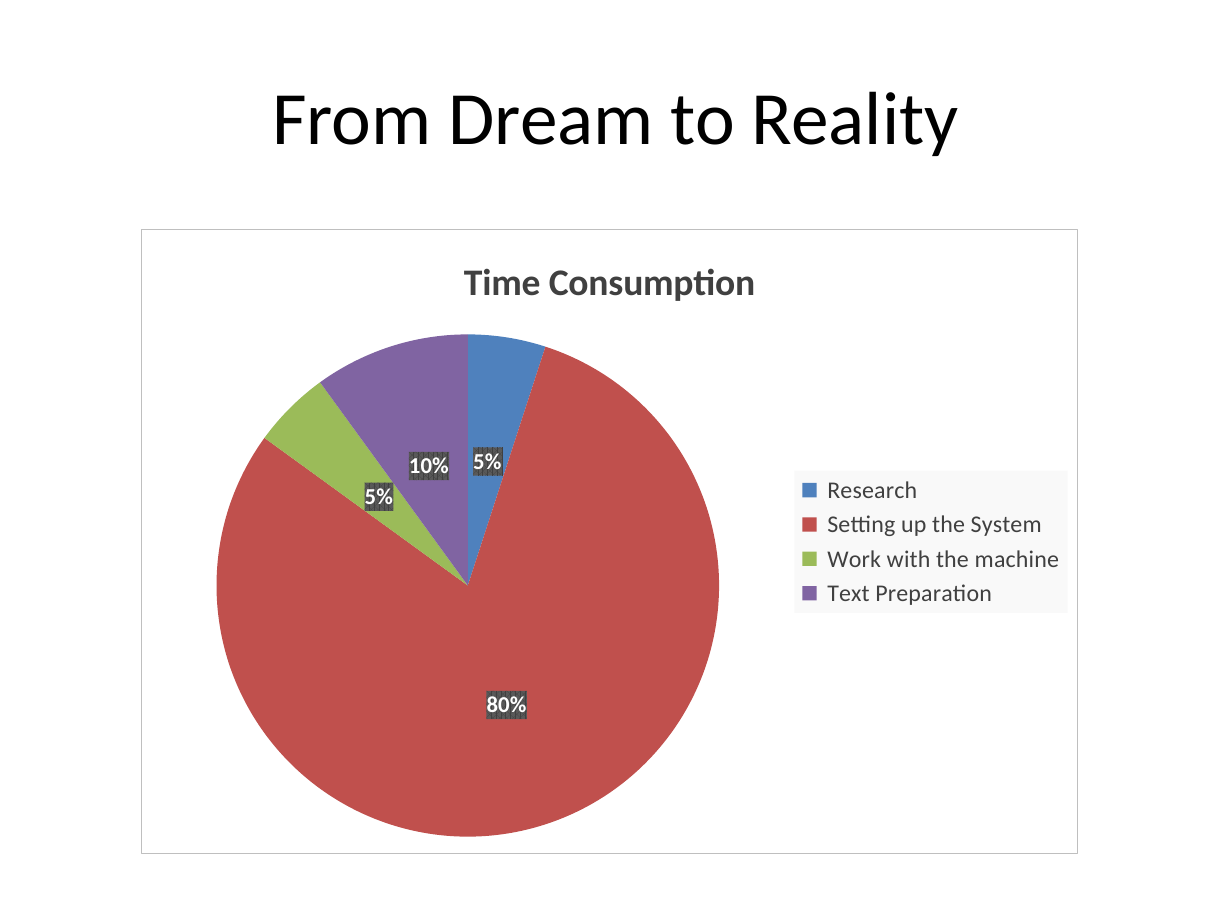
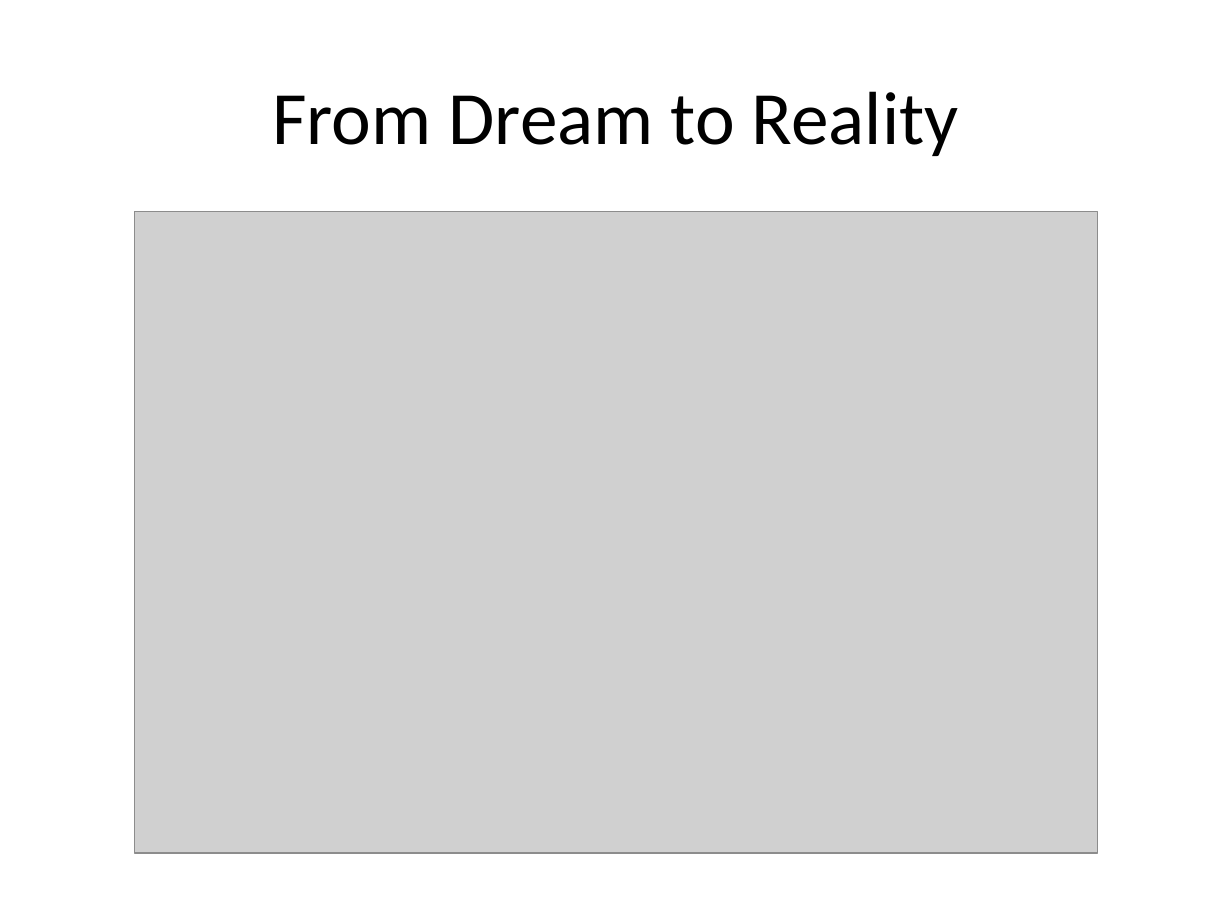
Before and after one commit to telecombcn-dl/2017-dlai-team8, a slide deck: slide 5 of Creative Writing 101.pptx. Drawn at 1232x924 pixels with LibreOffice and Linux fonts; fonts in the diff are those of the drawing; grey boxes stand for pictures. Boxes give left, top, right and bottom in pixels: in the first picture for what was removed or moved away, otherwise in the second. Text is boxed around its words. In the diff, an @@ line names an element or a change of style, - is before the commit and + after.

```diff
--- a/Creative Writing 101.pptx
+++ b/Creative Writing 101.pptx
@@ picture added at bbox=[134, 212, 1096, 854] @@
@@ pie chart removed at bbox=[140, 229, 1078, 854] @@
-title "Time Consumption"
-categories:  Research,  Setting up the System,  Work with the machine,  Text Preparation
-Time Consumption: 5, 80, 5, 10
```
Also in this commit, not shown: 16 other slides changed, 1 slide added, 1 other file.
